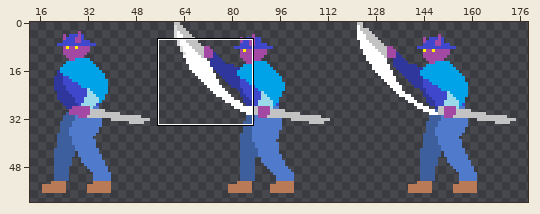
Two versions of one sprite sheet, assets/elfPunch.png. Above, an overview of the earlier version with the close-up marked.
Close-up. Old version:
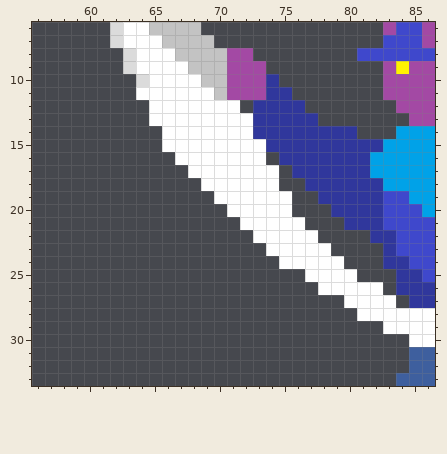
The file is 183x60 pixels. Shown: x 56..86, y 6..33. The wide view leaves out empty margins.
Now the later version:
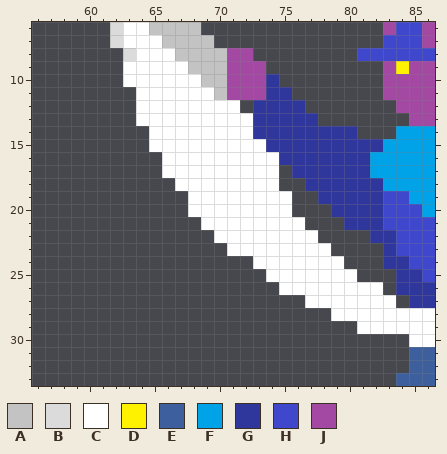
Palette (. is transparent): A #c3c3c3  B #dbdbdb  C #ffffff  D #fff200  E #3e5f9e  F #00a2e8  G #30379c  H #3f48cc  J #a349a4
Edits made:
Changed rows in their new state; - is an unchanged pixel.
first column x 63:
 9 C-------------------
10 CC------------------
12 -C------------------
13 -C------------------
14 --C-----------------
15 --C-----------------
16 ---C-------C--------
17 ---CC---------------
18 ----CC--------------
19 -----CC-------------
20 -----CCC------------
21 ------CCC-----------
22 -------CCC----------
23 --------CCC---------
24 ----------CC--------
25 -----------CCC------
26 ------------CCC-----
27 --------------CCC---
28 ----------------CC--
29 ------------------CC
